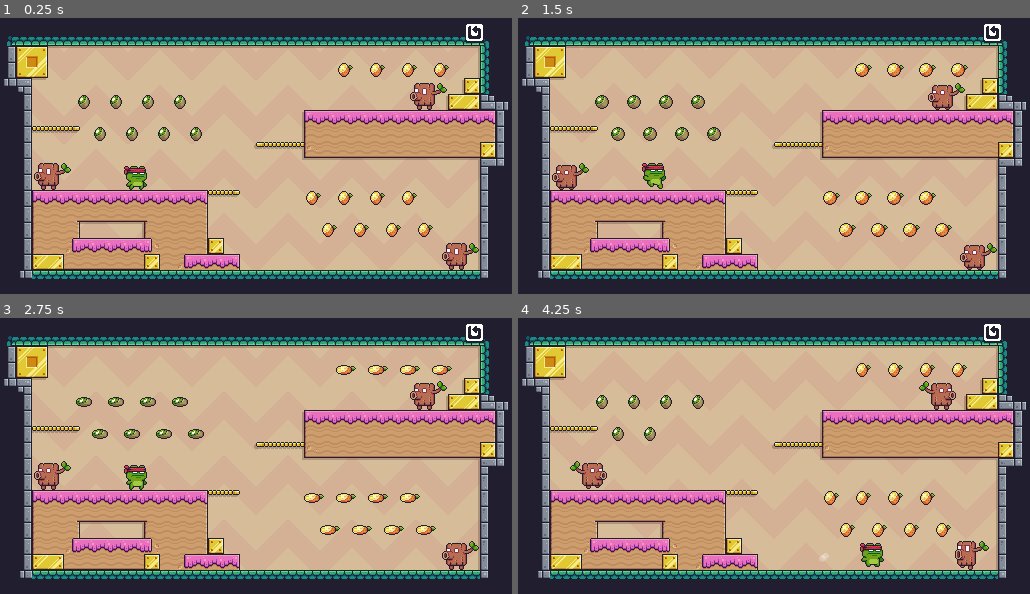
Above: before the commit, frames 1-4 (two rows, left to right).
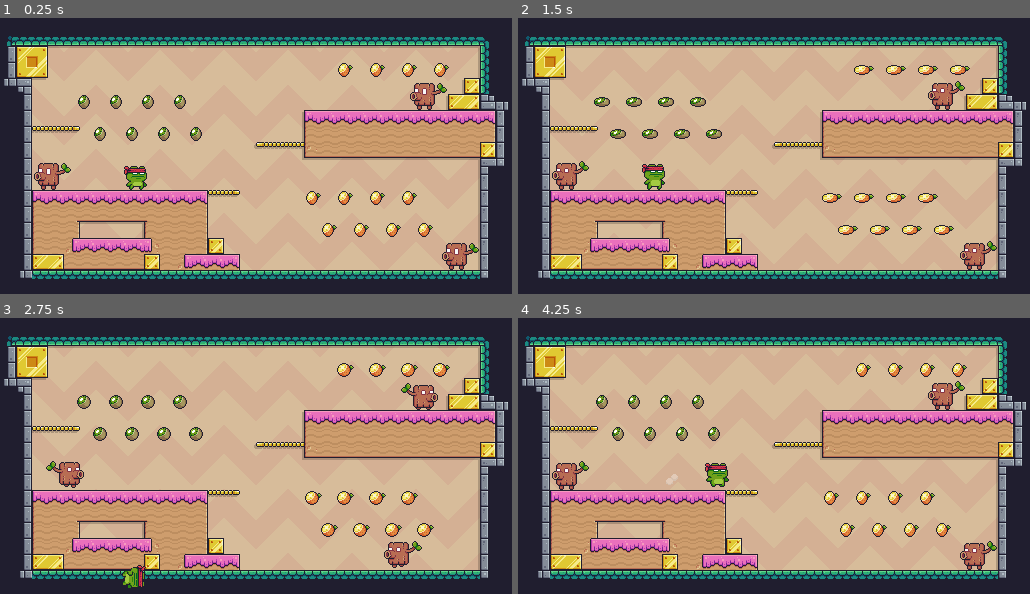
Above: after the commit, the same moments.

Repository: NatePlays95/ExemploPlataforma2D
Game: Godot game, scene res://scenes/Level.tscn
Two runs of this game, one before a commit and one after it. Both use one fixed random seed, a clock stepped at 60 frames per second and the inputs below.
Inputs (mouse positions are in pixels of both pictures, inside the frame that each line leads up to):
- Up to frame 1 (0.25 s): no input
- Up to frame 2 (1.5 s): click (999, 37) at 0.52 s; click (999, 37) at 1.27 s
- Up to frame 3 (2.75 s): click (481, 337) at 2.02 s
- Up to frame 4 (4.25 s): hold Right (ui_right) from 2.78 s (still down); tap Up (ui_up) at 3.02, 3.77 s

The runs differ from the first frame. In frame 1, 0.2% of the frame differs, in the area x 90-95%, y 2-10%; in frame 2, 3.1%; in frame 3, 4.5%, in the area x 6-95%, y 2-98%; in frame 4, 2.7%.

Commit message:
final

Diff:
--- a/scenes/Level.tscn
+++ b/scenes/Level.tscn
@@ -164,6 +164,7 @@
 layer = 10
 
 [node name="Control" type="Control" parent="HUD"]
+visible = false
 anchor_right = 1.0
 anchor_bottom = 1.0
 
--- a/scenes/characters/EnemyStump.gd
+++ b/scenes/characters/EnemyStump.gd
@@ -122,8 +122,7 @@
 	if animsprite.animation == "hit":
 		_destroy()
 	elif animsprite.animation == "shoot":
-		current_state = STATES.IDLE
-		idle_timer = 0.8
+		current_state = STATES.RUN
 
 
 func _on_AnimatedSprite_frame_changed():
--- a/scenes/characters/EnemyStump.tscn
+++ b/scenes/characters/EnemyStump.tscn
@@ -230,7 +230,7 @@
 extents = Vector2( 11, 11 )
 
 [sub_resource type="RectangleShape2D" id=46]
-extents = Vector2( 11, 2.5 )
+extents = Vector2( 13, 5.5 )
 
 [node name="EnemyStump" type="KinematicBody2D"]
 collision_layer = 32
@@ -251,7 +251,7 @@
 script = ExtResource( 5 )
 
 [node name="CollisionShape2D" type="CollisionShape2D" parent="BounceStaticBody"]
-position = Vector2( 0, -8.5 )
+position = Vector2( 0, -5.5 )
 shape = SubResource( 46 )
 
 [node name="FloorDetectorsLeft" type="Node2D" parent="."]
--- a/scenes/characters/Player.gd
+++ b/scenes/characters/Player.gd
@@ -72,6 +72,10 @@
 
 
 func _physics_process(dt):
+	if animsprite.animation == "hit":
+		_hit_movement(dt)
+		return
+
 	_test_for_bounce(dt)
 	_test_for_ground(dt)
 	_apply_movement(dt)
@@ -170,9 +174,17 @@
 				damage()
 
 
+func _hit_movement(dt):
+	velocity.x = 0
+	velocity.y += GRAVITY * dt
+	rotation_degrees += dt * 180
+	move_and_slide(velocity, Vector2.UP)
+
+
 func damage():
 	print_debug("damage")
 	animsprite.play("hit")
+	velocity.y = -200
 	$CollisionShape2D.disabled = true
 
 
--- a/scenes/characters/Player.tscn
+++ b/scenes/characters/Player.tscn
@@ -181,7 +181,7 @@
 "name": "fall",
 "speed": 5.0
 }, {
-"frames": [ SubResource( 35 ), SubResource( 36 ), SubResource( 37 ), SubResource( 38 ), SubResource( 39 ), SubResource( 40 ), SubResource( 41 ) ],
+"frames": [ SubResource( 35 ), SubResource( 36 ), SubResource( 37 ), SubResource( 38 ), SubResource( 39 ), SubResource( 40 ), SubResource( 41 ), SubResource( 41 ), SubResource( 41 ), SubResource( 41 ), SubResource( 41 ) ],
 "loop": false,
 "name": "hit",
 "speed": 20.0
@@ -234,7 +234,6 @@
 [node name="AnimatedSprite" type="AnimatedSprite" parent="."]
 frames = SubResource( 1 )
 animation = "idle"
-frame = 5
 playing = true
 
 [node name="CollisionShape2D" type="CollisionShape2D" parent="."]
